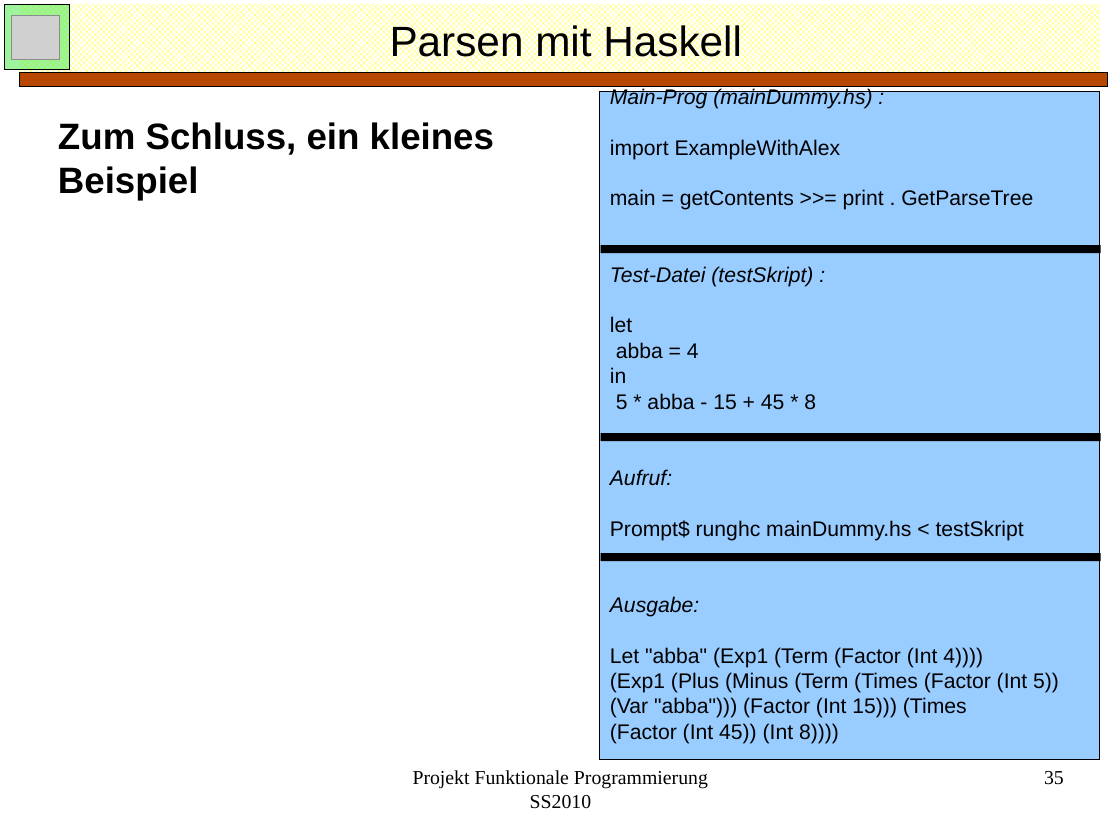
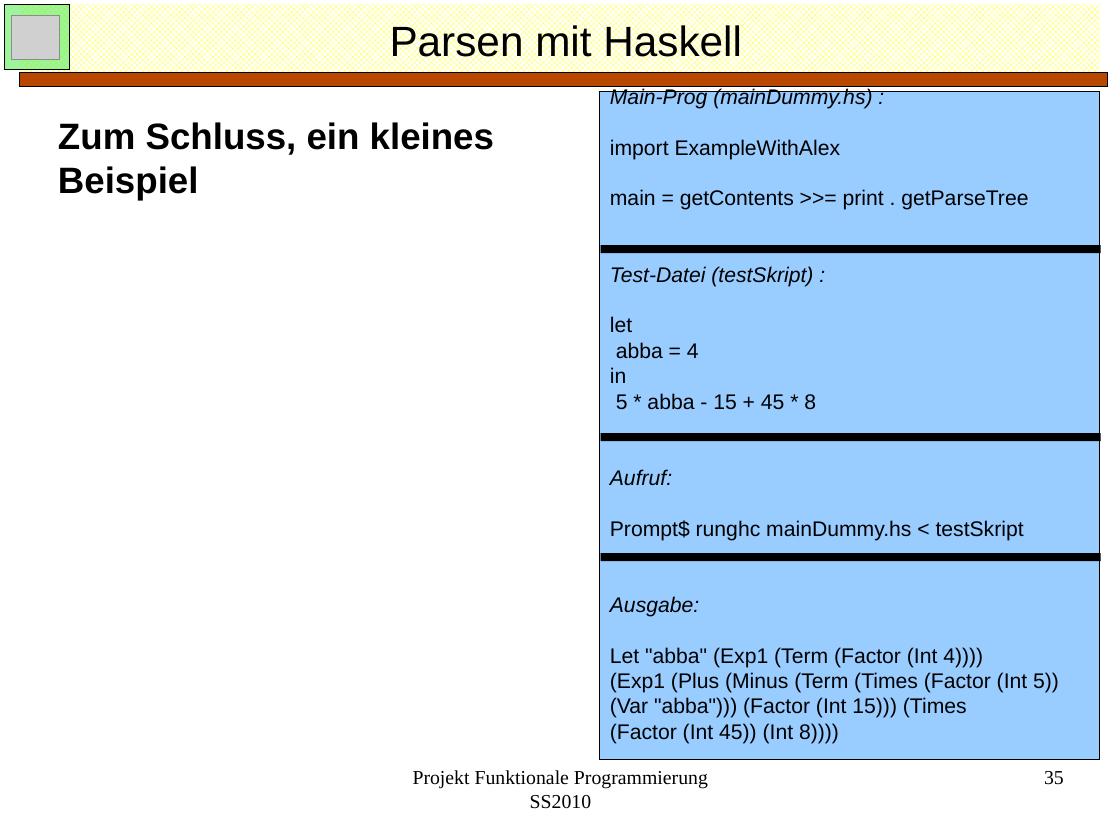
Before and after one commit to morco/ProjectFuncProg_SS2010, a slide deck: slide 35 of vortrag_parser/praesentation/vortrag_parser.odp. Drawn at 1120x840 pixels with LibreOffice and Linux fonts; fonts in the diff are those of the drawing; grey boxes stand for pictures. Boxes give left, top, right and bottom in pixels: in the first picture for what was removed or moved away, otherwise in the second. Text is boxed around its words. In the diff, an @@ line names an element or a change of style, - is before the commit and + after.

Commit message:
bla

```diff
--- a/vortrag_parser/praesentation/vortrag_parser.odp
+++ b/vortrag_parser/praesentation/vortrag_parser.odp
@@ text in rectangle at (610,189,1028,210): text changed @@
-main = getContents >>= print . GetParseTree
+main = getContents >>= print . getParseTree
```
Also in this commit, not shown: 3 other slides changed.
